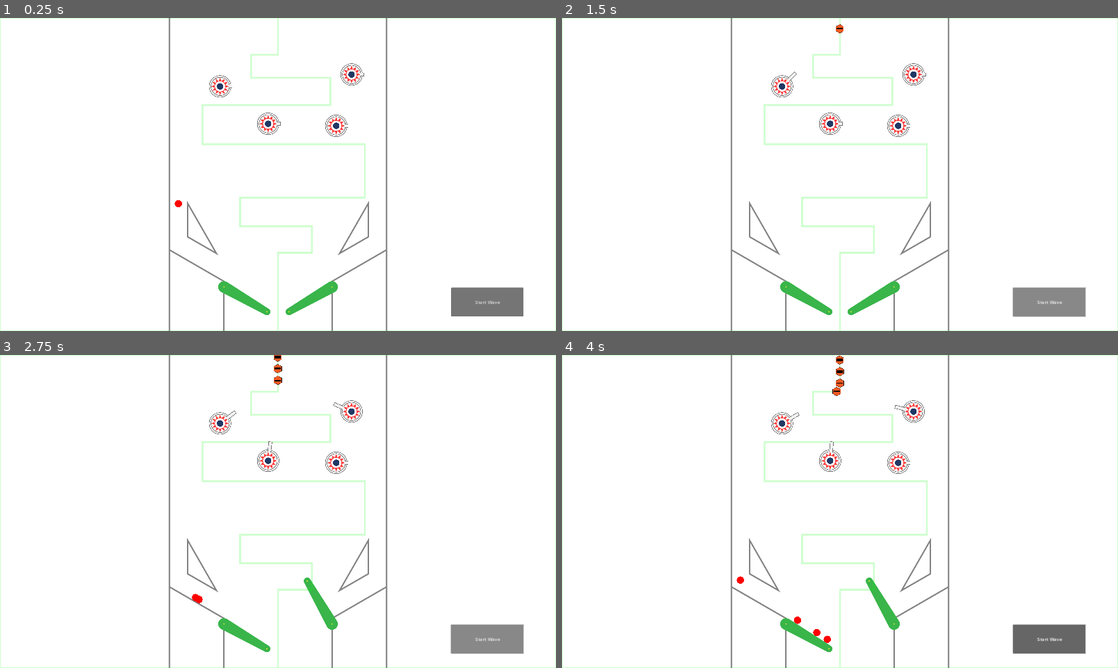
Above: before the commit, frames 1-4 (two rows, left to right).
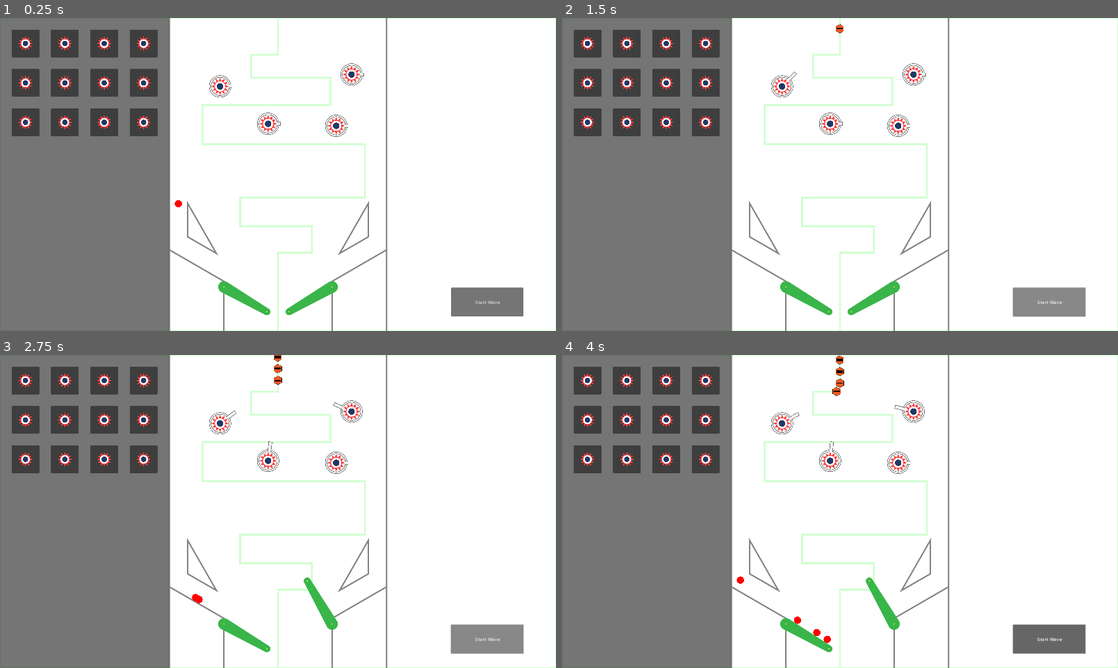
Above: after the commit, the same moments.

Repository: cxhuy/ptd
Game: Godot game, scene res://scenes/game.tscn
Two runs of this game, one before a commit and one after it. Both use one fixed random seed, a clock stepped at 60 frames per second and the inputs below.
Inputs:
- Up to frame 1 (0.25 s): no input
- Up to frame 2 (1.5 s): click "Start Wave" at 0.5 s; click "Start Wave" at 1.25 s
- Up to frame 3 (2.75 s): tap Enter at 2 s; hold / (rightFlip) from 2.03 s (still down); hold Space (addBall) from 2.03 s (still down)
- Up to frame 4 (4 s): release / (rightFlip) at 2.78 s; release Space (addBall) at 2.78 s; hold Z (leftFlip) 2.78-3.53 s; tap Space (addBall) at 2.85 s; hold / (rightFlip) from 3.53 s (still down); hold Space (addBall) from 3.53 s (still down)

The runs differ from the first frame. In frame 1, 30% of the frame differs, in the area x 0-31%, y 0-100%; in frame 2, 30%; in frame 3, 30%; in frame 4, 30%.

Commit message:
feat: add tower add ui

Diff:
--- a/scenes/game.tscn
+++ b/scenes/game.tscn
@@ -10,6 +10,7 @@
 [ext_resource type="Script" path="res://scripts/enemy/enemySpawn.gd" id="6_ceuvg"]
 [ext_resource type="PackedScene" uid="uid://dmdvm8jdx2sl3" path="res://scenes/tower/tower.tscn" id="8_vrbsv"]
 [ext_resource type="PackedScene" uid="uid://d4gh8a7lq7lqu" path="res://scenes/environment/bumperTri.tscn" id="11_kxay0"]
+[ext_resource type="PackedScene" uid="uid://c0fnpip3uuqqb" path="res://scenes/ui.tscn" id="11_tjs23"]
 
 [sub_resource type="PhysicsMaterial" id="PhysicsMaterial_u6bn6"]
 bounce = 0.5
@@ -118,5 +119,7 @@
 offset_bottom = 1030.0
 text = "Start Wave"
 
+[node name="UI" parent="." instance=ExtResource("11_tjs23")]
+
 [connection signal="body_entered" from="Walls" to="Walls" method="_on_body_entered"]
 [connection signal="pressed" from="WaveStartButton" to="Enemies" method="_on_wave_start_button_pressed"]
--- /dev/null
+++ b/scenes/towerAdd.tscn
@@ -0,0 +1,13 @@
+[gd_scene load_steps=2 format=3 uid="uid://b5qmwu8hgbnv2"]
+
+[ext_resource type="Texture2D" uid="uid://iu5snjhufk02" path="res://sprites/towers/basic_tower/default.svg" id="1_emspr"]
+
+[node name="TowerAdd" type="Panel"]
+custom_minimum_size = Vector2(96, 96)
+offset_right = 40.0
+offset_bottom = 40.0
+
+[node name="TowerSprite" type="Sprite2D" parent="."]
+position = Vector2(48, 48)
+scale = Vector2(0.25, 0.25)
+texture = ExtResource("1_emspr")
--- /dev/null
+++ b/scenes/ui.tscn
@@ -0,0 +1,54 @@
+[gd_scene load_steps=2 format=3 uid="uid://c0fnpip3uuqqb"]
+
+[ext_resource type="PackedScene" uid="uid://b5qmwu8hgbnv2" path="res://scenes/towerAdd.tscn" id="1_178qx"]
+
+[node name="UI" type="CanvasLayer"]
+
+[node name="Panel" type="Panel" parent="."]
+offset_right = 584.0
+offset_bottom = 1080.0
+
+[node name="FlowContainer" type="FlowContainer" parent="Panel"]
+layout_mode = 0
+offset_left = 40.0
+offset_top = 40.0
+offset_right = 544.0
+offset_bottom = 1040.0
+theme_override_constants/h_separation = 40
+theme_override_constants/v_separation = 40
+
+[node name="TowerAdd" parent="Panel/FlowContainer" instance=ExtResource("1_178qx")]
+layout_mode = 2
+
+[node name="TowerAdd2" parent="Panel/FlowContainer" instance=ExtResource("1_178qx")]
+layout_mode = 2
+
+[node name="TowerAdd3" parent="Panel/FlowContainer" instance=ExtResource("1_178qx")]
+layout_mode = 2
+
+[node name="TowerAdd4" parent="Panel/FlowContainer" instance=ExtResource("1_178qx")]
+layout_mode = 2
+
+[node name="TowerAdd5" parent="Panel/FlowContainer" instance=ExtResource("1_178qx")]
+layout_mode = 2
+
+[node name="TowerAdd6" parent="Panel/FlowContainer" instance=ExtResource("1_178qx")]
+layout_mode = 2
+
+[node name="TowerAdd7" parent="Panel/FlowContainer" instance=ExtResource("1_178qx")]
+layout_mode = 2
+
+[node name="TowerAdd8" parent="Panel/FlowContainer" instance=ExtResource("1_178qx")]
+layout_mode = 2
+
+[node name="TowerAdd9" parent="Panel/FlowContainer" instance=ExtResource("1_178qx")]
+layout_mode = 2
+
+[node name="TowerAdd10" parent="Panel/FlowContainer" instance=ExtResource("1_178qx")]
+layout_mode = 2
+
+[node name="TowerAdd11" parent="Panel/FlowContainer" instance=ExtResource("1_178qx")]
+layout_mode = 2
+
+[node name="TowerAdd12" parent="Panel/FlowContainer" instance=ExtResource("1_178qx")]
+layout_mode = 2
Not shown: 1 places in scenes/game.tscn that only renumber resources
